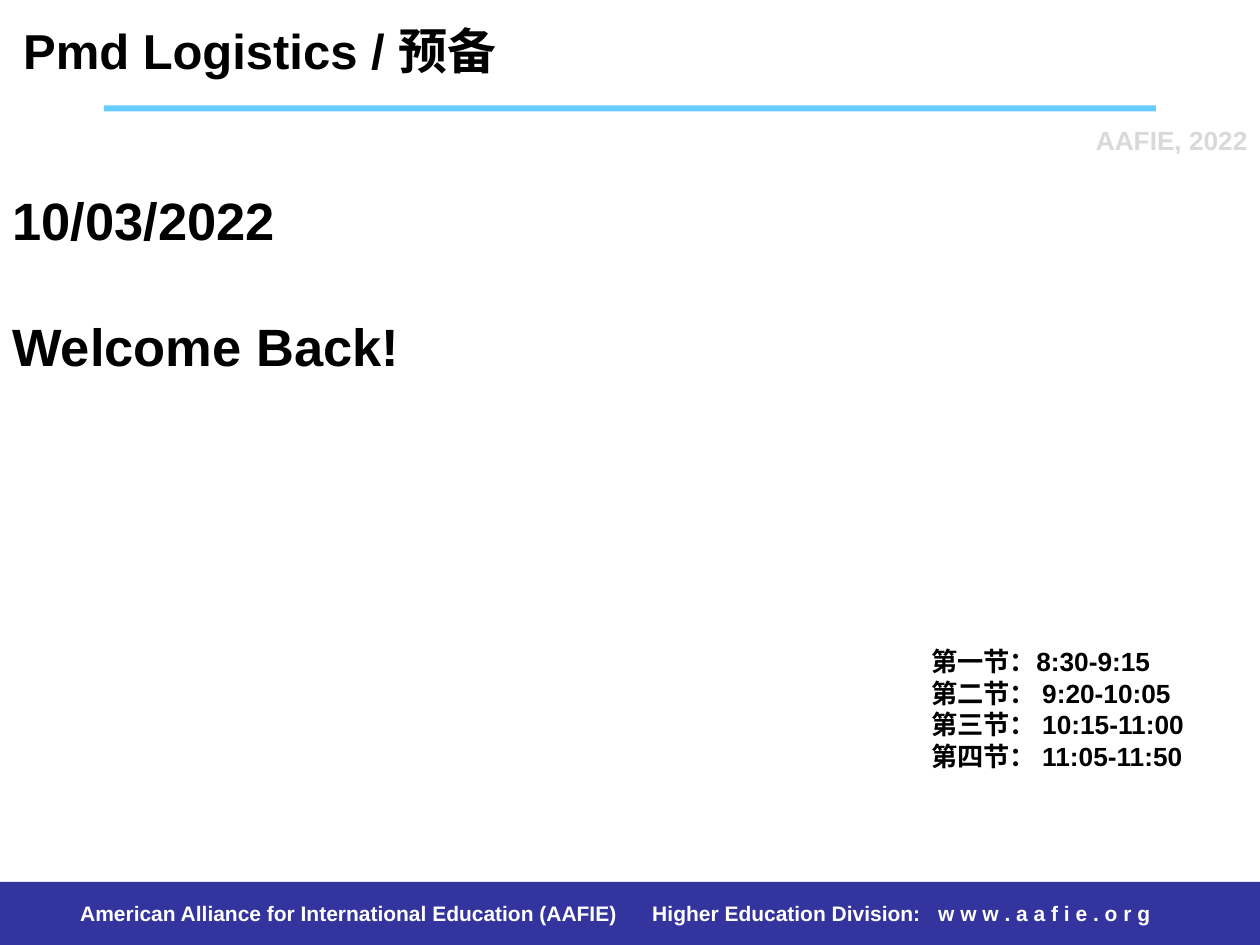
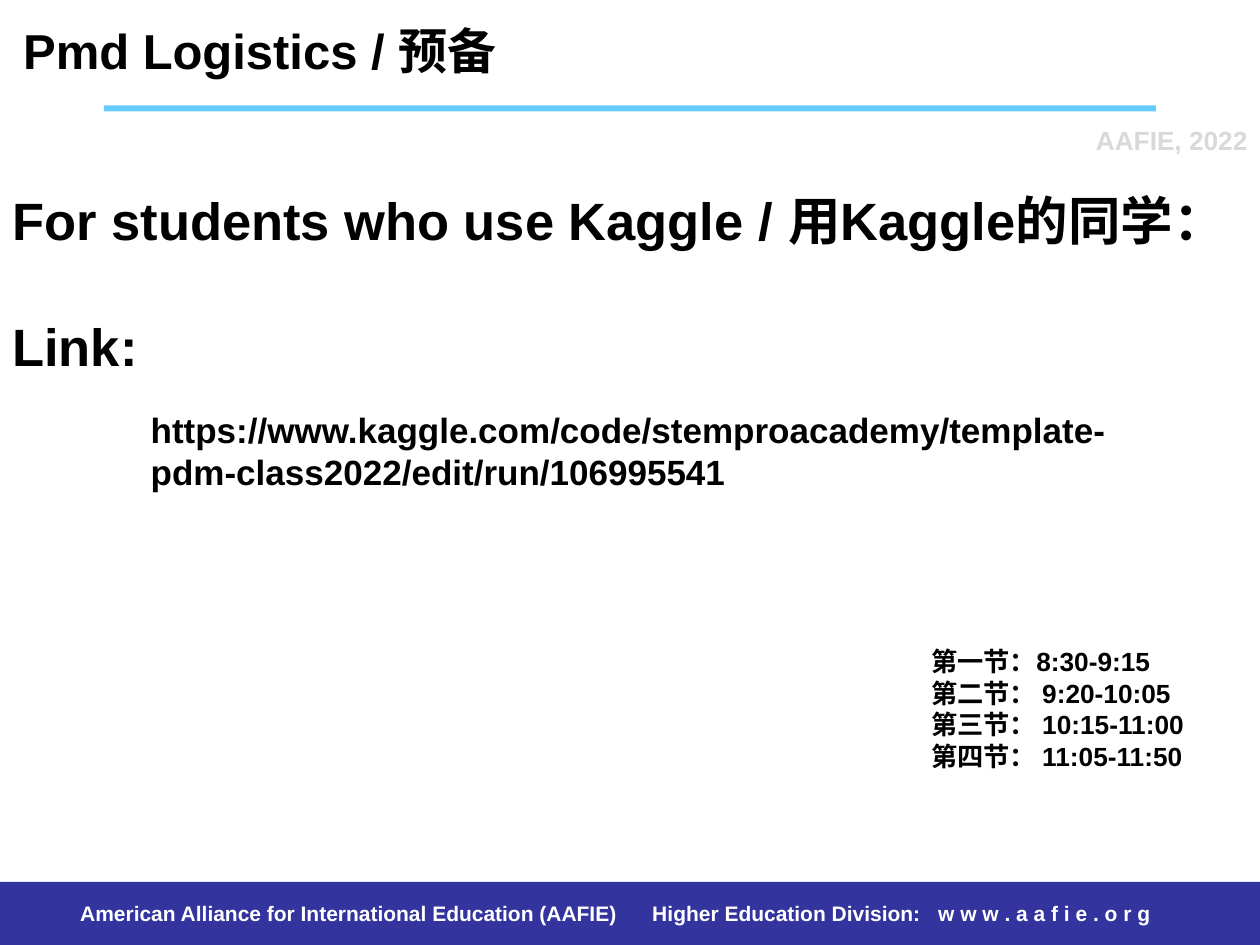
Before and after one commit to stemproaca/pdm, a slide deck: slide 4 of Classes/20221003.pptx (slide 3 before the commit). Drawn at 1260x945 pixels with LibreOffice and Linux fonts; fonts in the diff are those of the drawing. Boxes give left, top, right and bottom in pixels: in the first picture for what was removed or moved away, otherwise in the second. Text is boxed around its words. In the diff, an @@ line names an element or a change of style, - is before the commit and + after.

```diff
--- a/Classes/20221003.pptx
+++ b/Classes/20221003.pptx
@@ title at (12, 195, 1225, 366): text changed @@
-10/03/2022
-Welcome Back!
+For students who use Kaggle / 用Kaggle的同学：
+Link:
@@ text added at (151, 417, 1105, 492), 20 pt, text #000000, bold @@
+https://www.kaggle.com/code/stemproacademy/template-pdm-class2022/edit/run/106995541
```
Also in this commit, not shown: 1 slide added.
